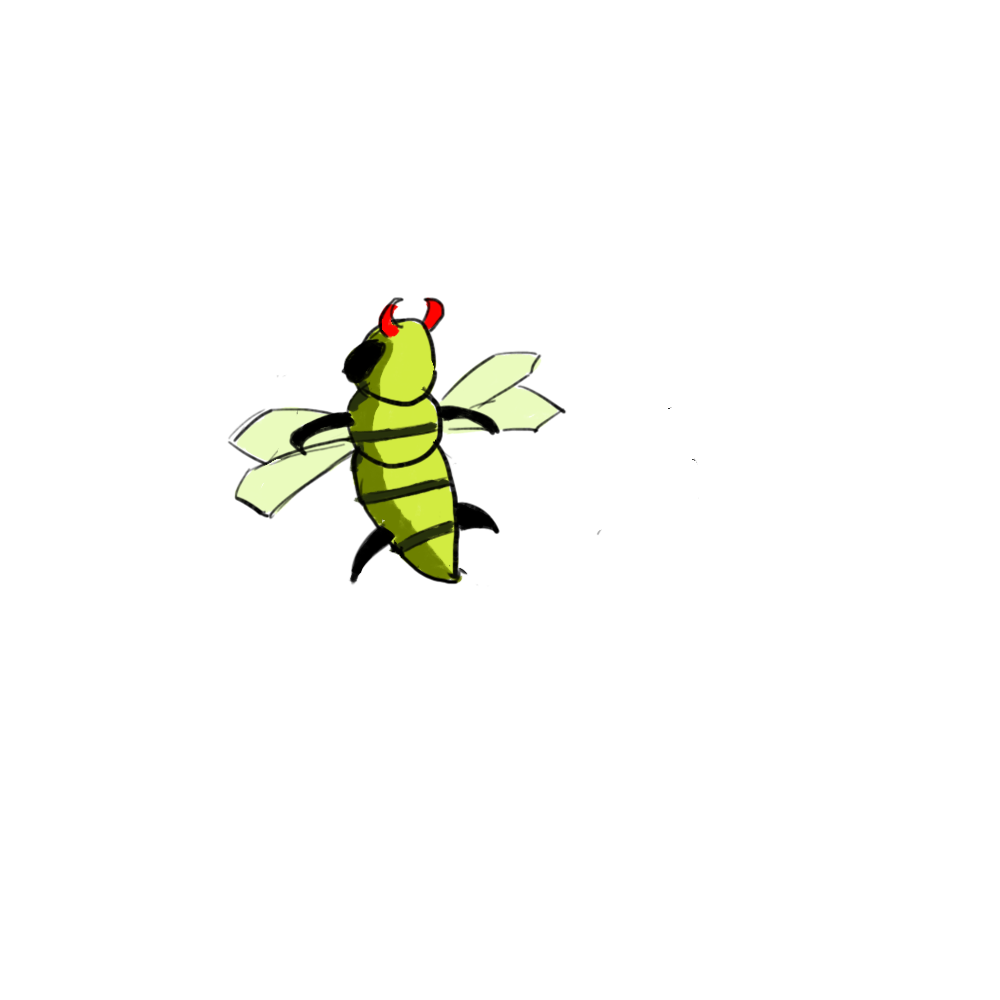
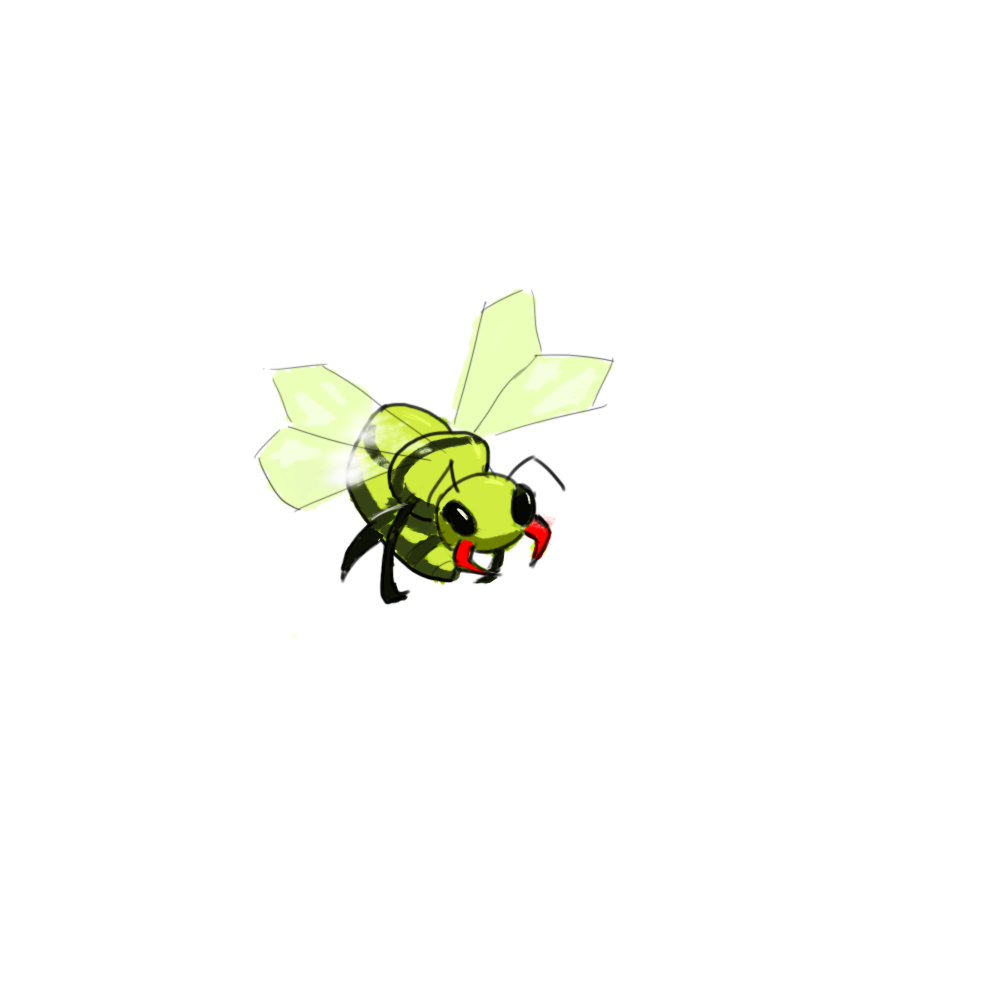
Layers edited between the first and the second 1000 x 1000 image:
hid "body4" over [227, 297, 699, 587]
hid "color4" over [234, 297, 559, 584]
showed "body1 copy" over [253, 288, 615, 639]
